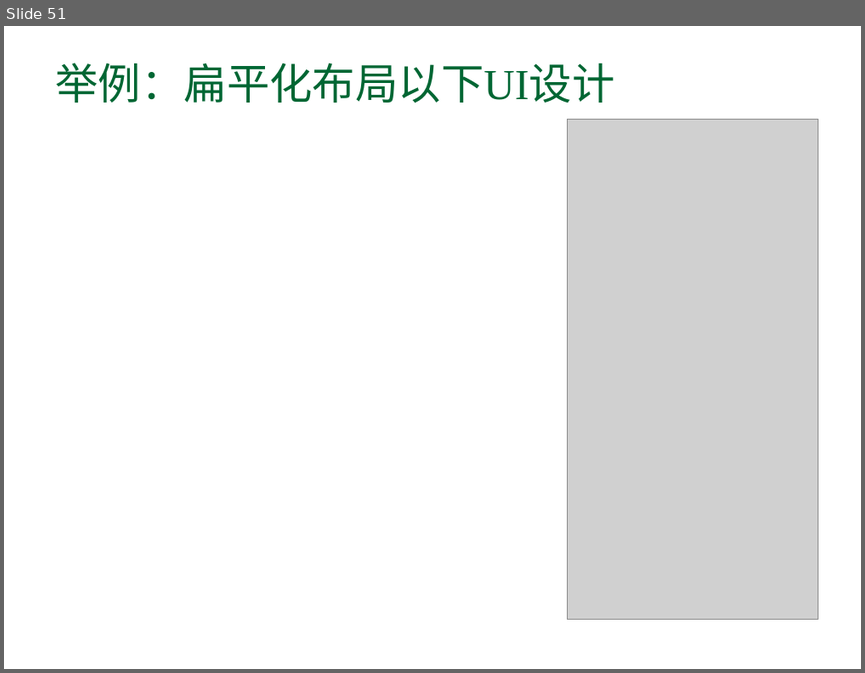
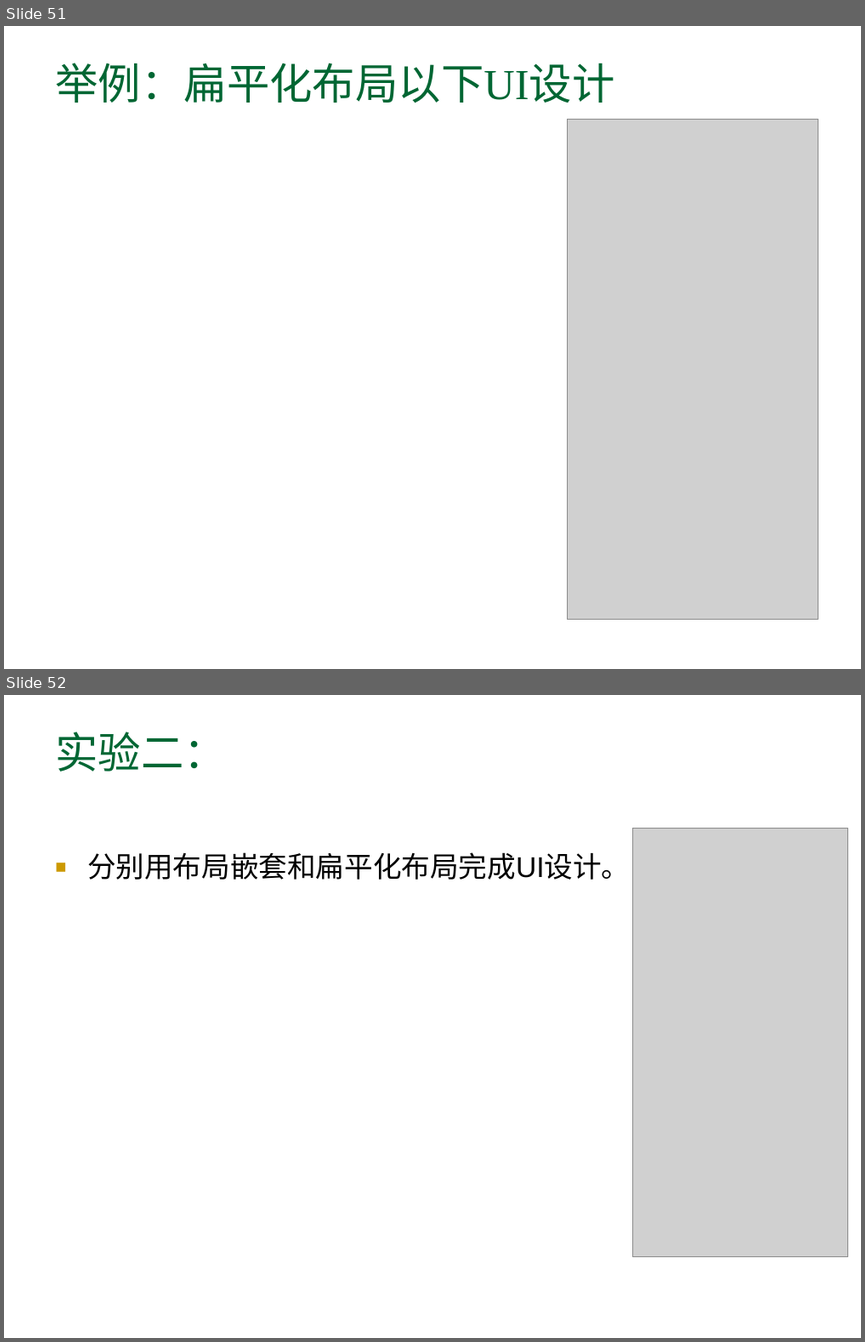
Before and after one commit to arnold117/AndroidProgramming, a slide deck: slides/第三讲 布局管理.ppt. Shown one above the other, each under a label of ours: slide 51 before the commit, slides 51 and 52 after it. The pictures are 865x673 and 865x1342 pixels, drawn with LibreOffice and Linux fonts; fonts in the diff are those of the drawing; grey boxes stand for pictures. Boxes give left, top, right and bottom in pixels: in the first picture for what was removed or moved away, otherwise in the second. Text is boxed around its words. In the diff, an @@ line names an element or a change of style, - is before the commit and + after.

Commit message:
update slides

```diff
--- a/slides/第三讲 布局管理.ppt
+++ b/slides/第三讲 布局管理.ppt
@@ slide 52 added at [4, 695, 861, 1338], background #FFFFFF @@
@@ title added at [55, 732, 227, 771], 36 pt, text #006633 @@
+实验二：
@@ picture added at [632, 828, 847, 1256] @@
@@ text added at [87, 852, 630, 879], 24 pt, text #000000 @@
+■ 分别用布局嵌套和扁平化布局完成UI设计。
```
Also in this commit, not shown: 3 other files.
